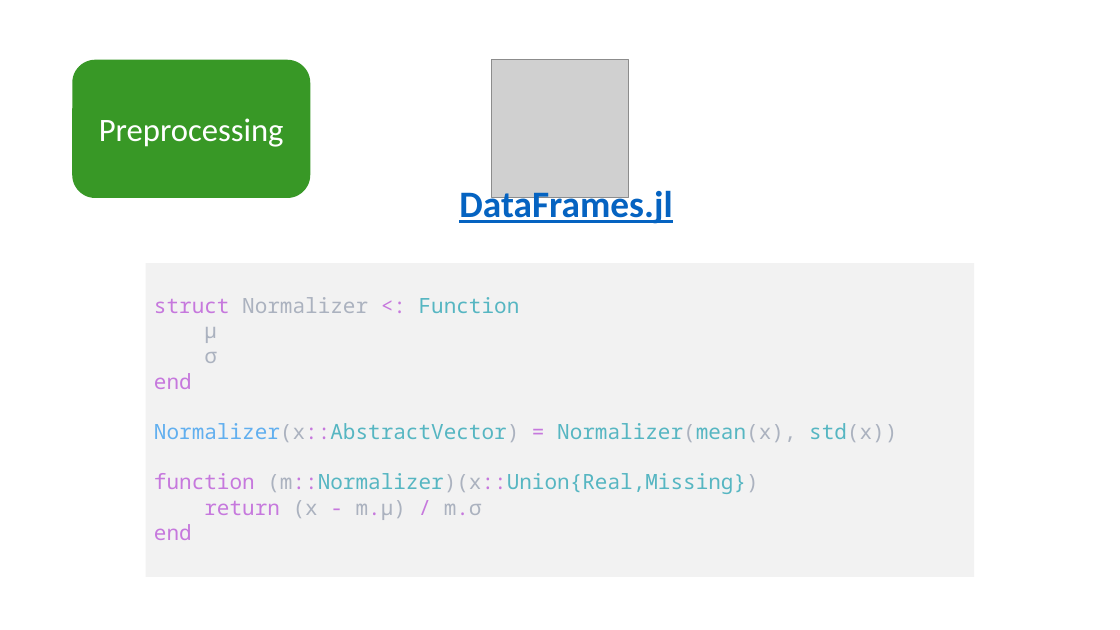
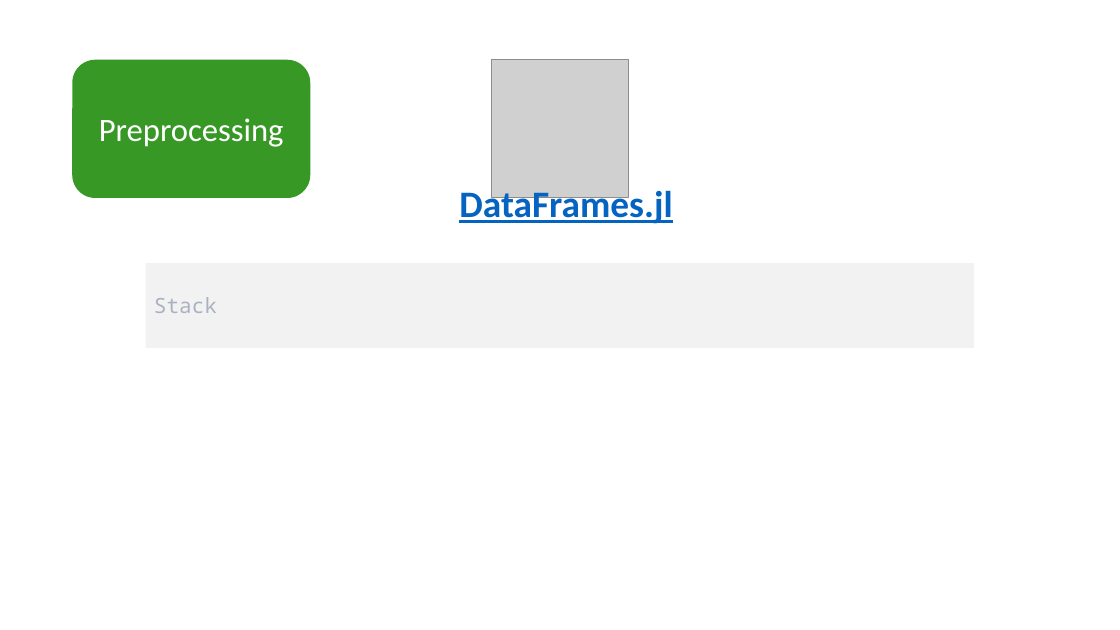
Before and after one commit to JuliaComputing/ScoringEngineDemo.jl, a slide deck: slide 8 of webinar-2022-02-15.pptx (slide 7 before the commit). Drawn at 1120x630 pixels with LibreOffice and Linux fonts; fonts in the diff are those of the drawing; grey boxes stand for pictures. Boxes give left, top, right and bottom in pixels: in the first picture for what was removed or moved away, otherwise in the second. Text is boxed around its words. In the diff, an @@ line names an element or a change of style, - is before the commit and + after.

```diff
--- a/webinar-2022-02-15.pptx
+++ b/webinar-2022-02-15.pptx
@@ rectangle "Stack": place and size @@
-rectangle "Stack" at box(146, 263, 975, 577)
+rectangle "Stack" at box(146, 263, 975, 348)
@@ text in rectangle at box(154, 297, 217, 313): text changed; text colour #56B6C2 to #ABB2BF @@
-struct Normalizer <: Function
-μ
-σ
-end
-Normalizer(x::AbstractVector) = Normalizer(mean(x), std(x))
-function (m::Normalizer)(x::Union{Real,Missing})
-return (x - m.μ) / m.σ
-end
+Stack
```
Also in this commit, not shown: 4 other slides changed, 5 slides added, 1 slide removed, 1 other file.
